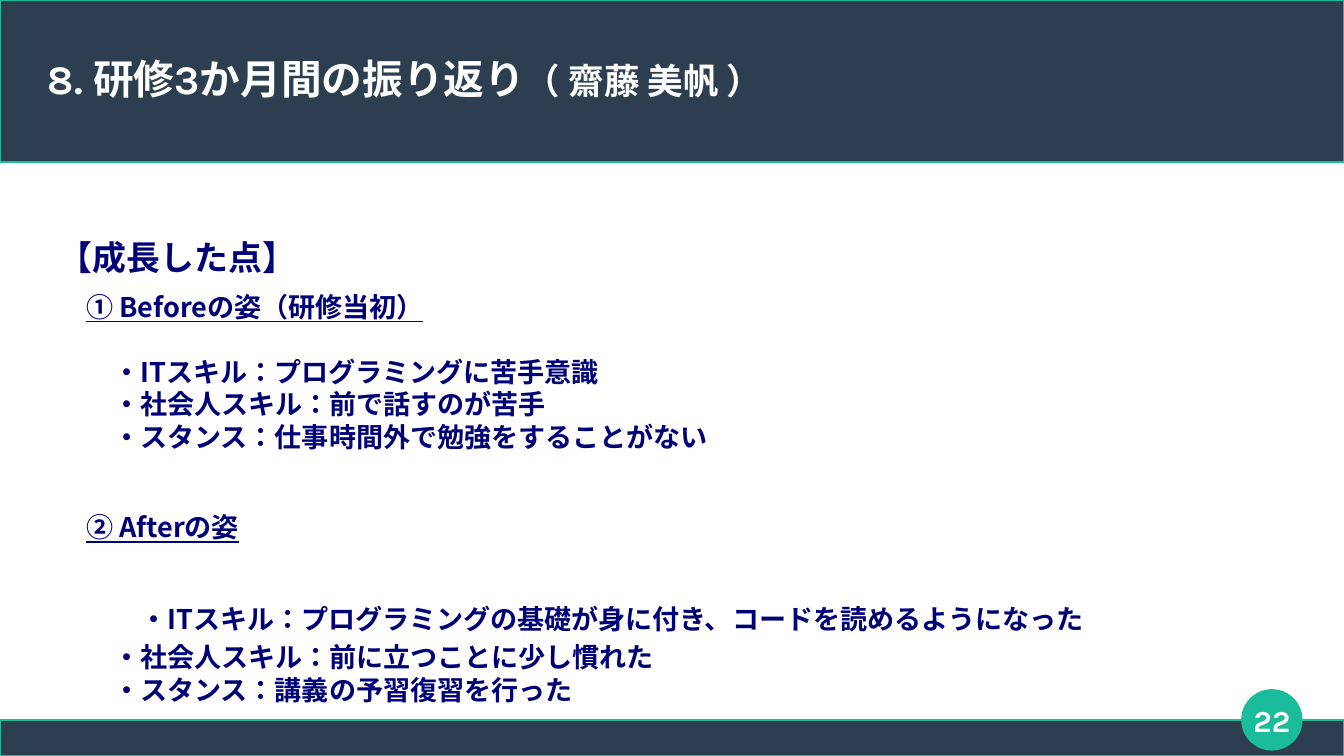
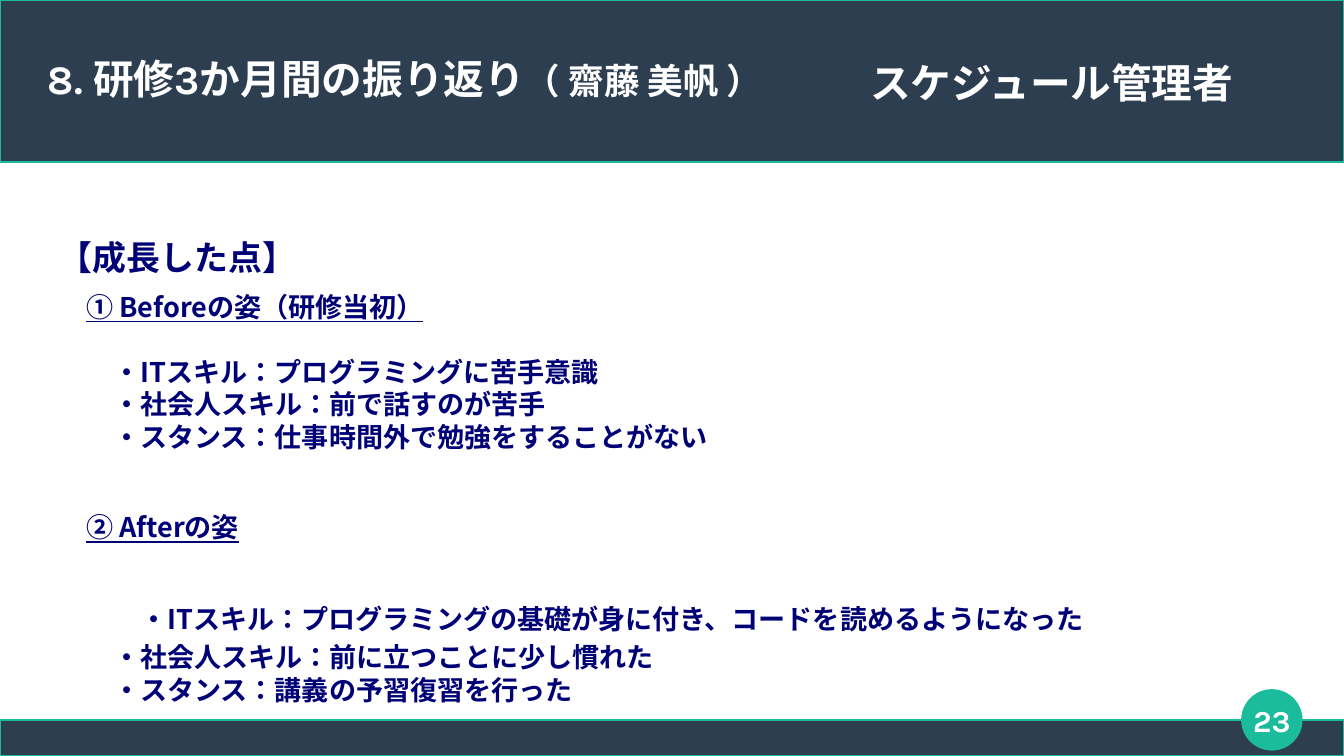
Before and after one commit to connk95/Shared-Shop, a slide deck: slide 23 of TeamUzawa_Sharing_ProjectFile/発表用スライド_チーム鵜澤.odp (slide 22 before the commit). Drawn at 1344x756 pixels with LibreOffice and Linux fonts; fonts in the diff are those of the drawing. Boxes give left, top, right and bottom in pixels: in the first picture for what was removed or moved away, otherwise in the second. Text is boxed around its words. In the diff, an @@ line names an element or a change of style, - is before the commit and + after.

```diff
--- a/TeamUzawa_Sharing_ProjectFile/発表用スライド_チーム鵜澤.odp
+++ b/TeamUzawa_Sharing_ProjectFile/発表用スライド_チーム鵜澤.odp
@@ text added at bbox=[870, 63, 1233, 102], 24 pt, text #FFFFFF, bold @@
+スケジュール管理者
@@ page number at bbox=[1253, 712, 1290, 733]: text changed @@
-22
+23
```
Also in this commit, not shown: 15 other slides changed, 1 slide added.
